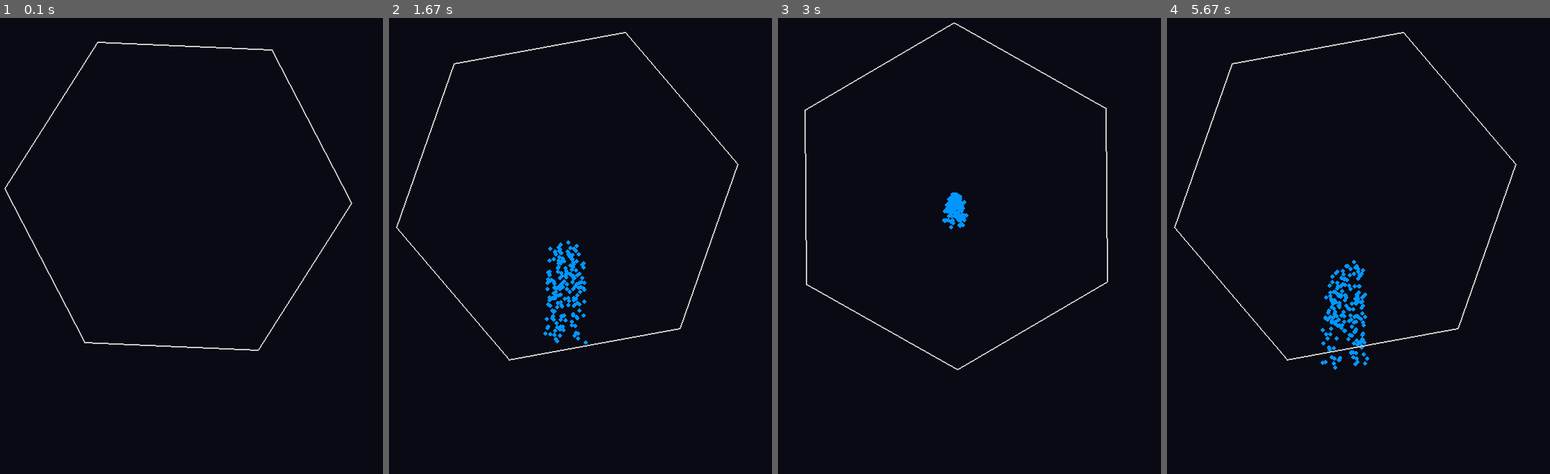
Above: before the commit, frames 1-4 (left to right).
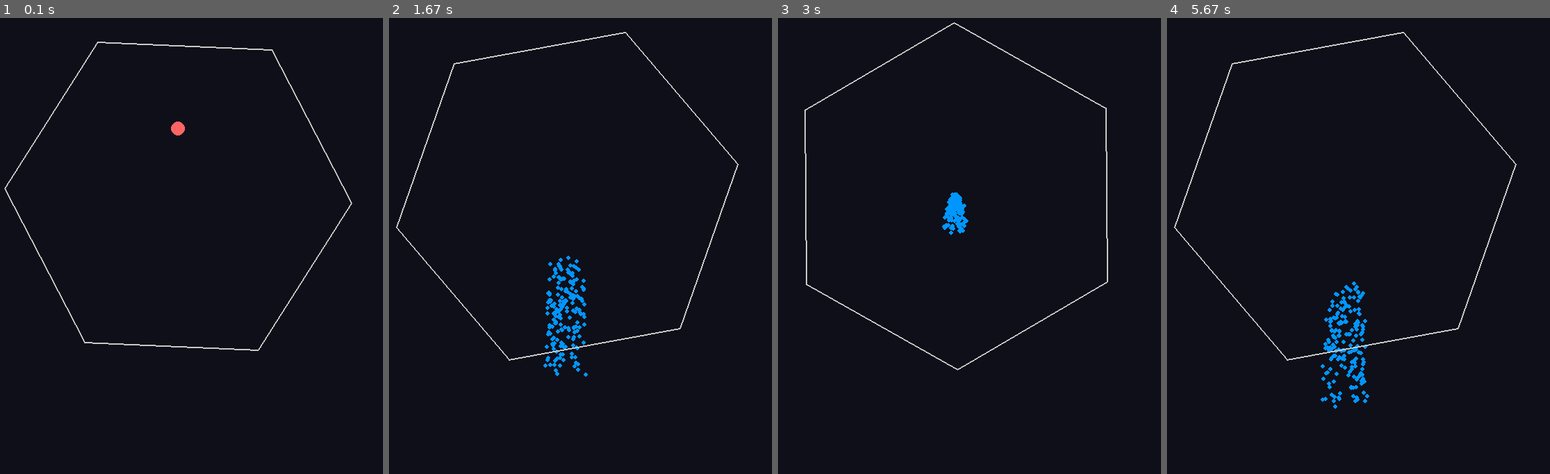
Above: after the commit, the same moments.

Repository: Sloth-on-meth/pygame-ballgame
Game: pygame game, started from game.py
Two runs of this game, one before a commit and one after it. Both use one fixed random seed, a clock stepped at 60 frames per second and the inputs below.
Inputs:
- Up to frame 1 (0.1 s): no input
- Up to frame 2 (1.67 s): hold D 0.33-0.8 s; hold W 0.83-1.13 s; hold D 1.17-1.63 s
- Up to frame 3 (3 s): hold A 1.67-2.2 s; hold W from 2.67 s (still down)
- Up to frame 4 (5.67 s): release W at 3.03 s; hold A 3.73-4.2 s; hold W 4.73-5.03 s; hold D 5.07-5.53 s; hold A from 5.57 s (still down)

The runs differ from the first frame. In frame 1, less than 0.1% of the frame differs, in the area x 44-49%, y 22-26%; in frame 2, 1.2%; in frame 3, 0.2%; in frame 4, 1.3%, in the area x 40-53%, y 53-86%.

Commit message:
stupid chatGPT

Diff:
--- a/game.py
+++ b/game.py
@@ -7,13 +7,59 @@
 CENTER = pygame.Vector2(WIDTH // 2, HEIGHT // 2)
 HEX_RADIUS = 250
 PARTICLE_RADIUS = 3
-GRAVITY = pygame.Vector2(0, 0.2)
+BALL_RADIUS = 10
+GRAVITY = pygame.Vector2(0, 0.25)
 FRICTION = 0.98
-SPAWN_RATE = 10  # particles per frame when holding W
+SPAWN_RATE = 10  # Water particles per frame when W is held
 
 pygame.init()
 screen = pygame.display.set_mode((WIDTH, HEIGHT))
 clock = pygame.time.Clock()
+
+def get_hexagon_points(center, radius, angle_deg):
+    return [
+        pygame.Vector2(
+            center.x + radius * math.cos(math.radians(angle_deg + i * 60)),
+            center.y + radius * math.sin(math.radians(angle_deg + i * 60))
+        )
+        for i in range(6)
+    ]
+
+def reflect_velocity(pos, vel, p1, p2):
+    edge = p2 - p1
+    normal = pygame.Vector2(-edge.y, edge.x).normalize()
+    to_particle = pos - p1
+    if normal.dot(to_particle) < 0:
+        normal = -normal
+    if normal.dot(vel) < 0:
+        vel -= 2 * vel.dot(normal) * normal
+        vel *= 0.8
+    return vel
+
+def is_inside_hex(pos, hex_points):
+    total = 0
+    for i in range(6):
+        p1, p2 = hex_points[i], hex_points[(i + 1) % 6]
+        if ((p1.y > pos.y) != (p2.y > pos.y)) and \
+           (pos.x < (p2.x - p1.x) * (pos.y - p1.y) / (p2.y - p1.y + 1e-9) + p1.x):
+            total += 1
+    return total % 2 == 1
+
+def handle_wall_collision(particle, hex_points):
+    if not is_inside_hex(particle.pos, hex_points):
+        closest_dist = float('inf')
+        closest_edge = None
+        for i in range(6):
+            a = hex_points[i]
+            b = hex_points[(i + 1) % 6]
+            proj = max(0, min(1, ((particle.pos - a).dot(b - a)) / (b - a).length_squared()))
+            closest = a + proj * (b - a)
+            dist = (particle.pos - closest).length_squared()
+            if dist < closest_dist:
+                closest_dist = dist
+                closest_edge = (a, b)
+        if closest_edge:
+            particle.vel = reflect_velocity(particle.pos, particle.vel, *closest_edge)
 
 class Particle:
     def __init__(self, pos):
@@ -28,42 +74,34 @@
     def draw(self, surface):
         pygame.draw.circle(surface, (0, 150, 255), self.pos, PARTICLE_RADIUS)
 
-def get_hexagon_points(center, radius, angle_deg):
-    points = []
-    for i in range(6):
-        angle = math.radians(angle_deg + i * 60)
-        x = center.x + radius * math.cos(angle)
-        y = center.y + radius * math.sin(angle)
-        points.append(pygame.Vector2(x, y))
-    return points
+class Ball:
+    def __init__(self, pos):
+        self.pos = pygame.Vector2(pos)
+        self.vel = pygame.Vector2(0, 0)
 
-def reflect_velocity(pos, vel, p1, p2):
-    edge = p2 - p1
-    normal = pygame.Vector2(-edge.y, edge.x).normalize()
-    to_particle = pos - p1
-    if normal.dot(to_particle) < 0:
-        normal = -normal  # ensure it points inward
-    if normal.dot(vel) < 0:  # only reflect if moving toward wall
-        vel -= 2 * vel.dot(normal) * normal
-        vel *= 0.8  # dampen bounce
-    return vel
+    def update(self, keys):
+        if keys[pygame.K_a]:
+            self.vel.x -= 0.5
+        if keys[pygame.K_d]:
+            self.vel.x += 0.5
+        self.vel += GRAVITY
+        self.vel *= FRICTION
+        self.pos += self.vel
 
-def is_inside_hex(pos, hex_points):
-    total = 0
-    for i in range(6):
-        p1 = hex_points[i]
-        p2 = hex_points[(i + 1) % 6]
-        if ((p1.y > pos.y) != (p2.y > pos.y)) and \
-           (pos.x < (p2.x - p1.x) * (pos.y - p1.y) / (p2.y - p1.y + 1e-9) + p1.x):
-            total += 1
-    return total % 2 == 1
+    def draw(self, surface):
+        pygame.draw.circle(surface, (255, 100, 100), self.pos, BALL_RADIUS)
 
+    def collide_with_hex(self, hex_points):
+        handle_wall_collision(self, hex_points)
+
+# Initialize
 angle = 0
 particles = []
+ball = Ball(CENTER - pygame.Vector2(0, 100))
 
 running = True
 while running:
-    screen.fill((10, 10, 20))
+    screen.fill((15, 15, 25))
     dt = clock.tick(60)
     keys = pygame.key.get_pressed()
 
@@ -71,36 +109,25 @@
         if event.type == pygame.QUIT:
             running = False
 
-    # Rotate the hexagon
+    # Rotate hex
     angle += 0.5
     hex_points = get_hexagon_points(CENTER, HEX_RADIUS, angle)
 
-    # Spawn particles in center
+    # Spawn water
     if keys[pygame.K_w]:
         for _ in range(SPAWN_RATE):
             particles.append(Particle(CENTER))
 
-    # Update and handle collisions
+    # Update water particles
     for p in particles:
         p.update()
+        handle_wall_collision(p, hex_points)
+        p.draw(screen)
 
-        if not is_inside_hex(p.pos, hex_points):
-            # Find nearest hex edge and reflect
-            closest_dist = float('inf')
-            closest_edge = None
-            for i in range(6):
-                a = hex_points[i]
-                b = hex_points[(i + 1) % 6]
-                proj = max(0, min(1, ((p.pos - a).dot(b - a)) / (b - a).length_squared()))
-                closest = a + proj * (b - a)
-                dist = (p.pos - closest).length_squared()
-                if dist < closest_dist:
-                    closest_dist = dist
-                    closest_edge = (a, b)
-            if closest_edge:
-                p.vel = reflect_velocity(p.pos, p.vel, *closest_edge)
-
-        p.draw(screen)
+    # Update and draw ball
+    ball.update(keys)
+    ball.collide_with_hex(hex_points)
+    ball.draw(screen)
 
     # Draw hexagon
     pygame.draw.polygon(screen, (200, 200, 200), hex_points, 2)
